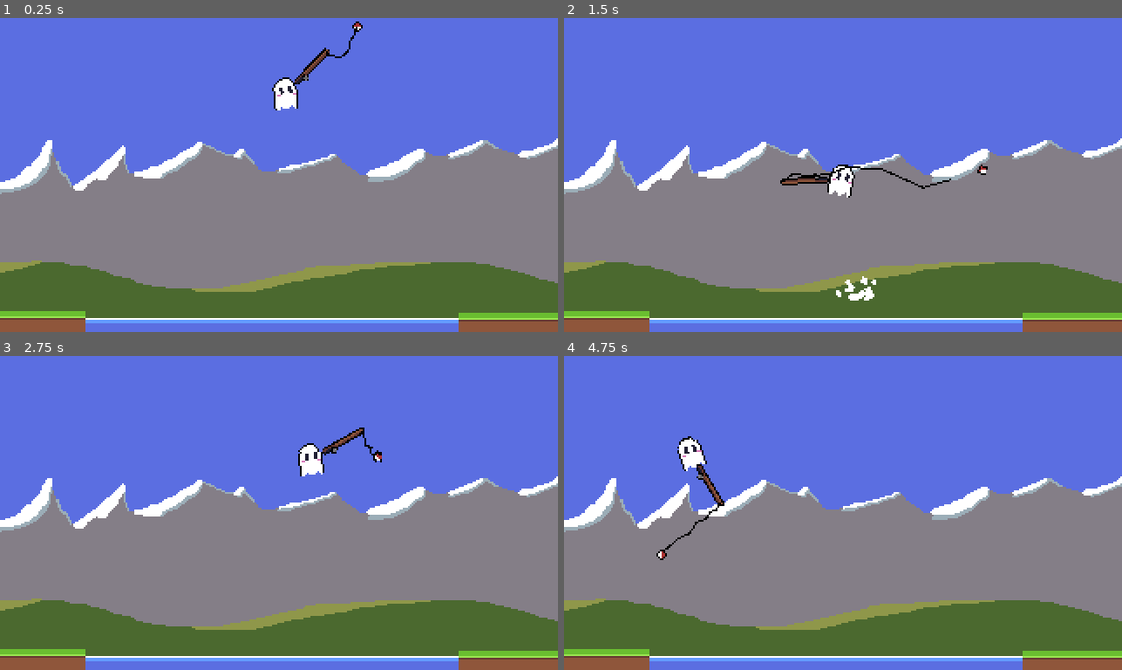
Above: before the commit, frames 1-4 (two rows, left to right).
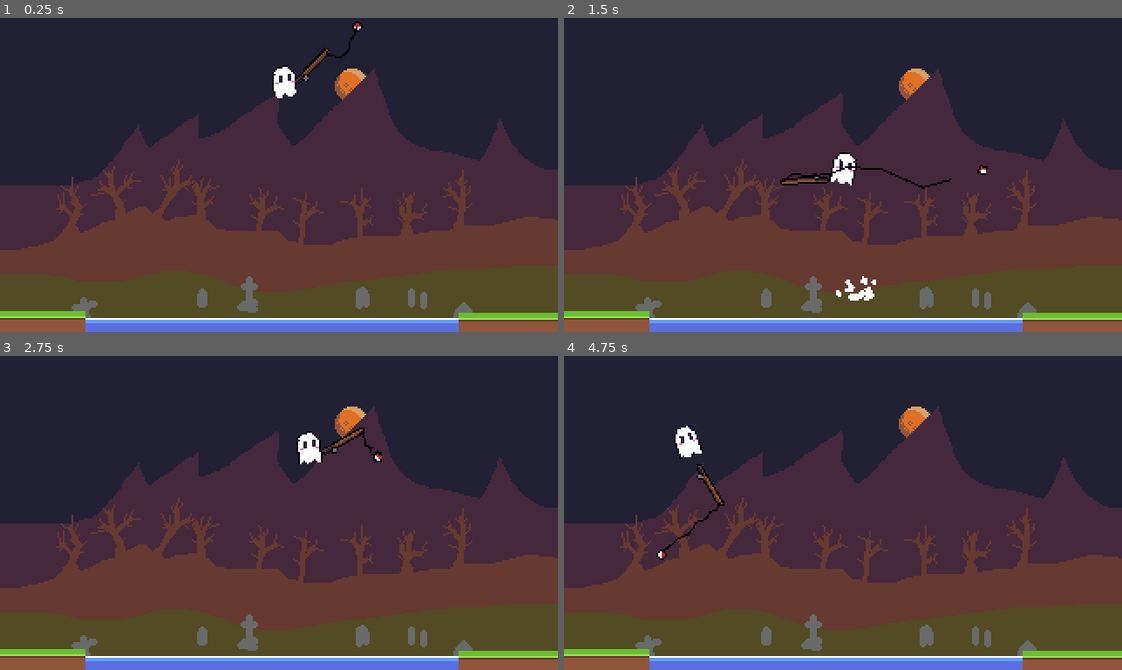
Above: after the commit, the same moments.

Repository: thomz12/LD58
Game: Godot game, scene res://scenes/main.tscn
Same seed, same stepped clock (60 frames per second), same inputs: the game is played once before the commit and once after it.
Inputs (mouse positions are in pixels of both pictures, inside the frame that each line leads up to):
- Up to frame 1 (0.25 s): no input
- Up to frame 2 (1.5 s): move the mouse to (965, 159) at 0.52 s; move the mouse to (731, 190) at 1.27 s
- Up to frame 3 (2.75 s): move the mouse to (334, 443) at 2.02 s
- Up to frame 4 (4.75 s): move the mouse to (815, 575) at 2.77 s; move the mouse to (1010, 560) at 3.52 s; move the mouse to (675, 465) at 4.27 s

The runs differ from the first frame. In frame 1, 94% of the frame differs, in the area x 0-100%, y 0-96%; in frame 2, 94%; in frame 3, 94%; in frame 4, 94%.

Commit message:
Scary fish + achtergrond

Diff:
--- a/ld-58/resources/fish_types/angler.tres
+++ b/ld-58/resources/fish_types/angler.tres
@@ -9,6 +9,6 @@
 
 [resource]
 script = ExtResource("1_o7esb")
-identifier = "Angler Fish"
+identifier = "Werewolf Fish"
 sprite = SubResource("AtlasTexture_bubjg")
 metadata/_custom_type_script = "uid://cmdbr2lwmuv8g"
--- a/ld-58/resources/fish_types/carvanha.tres
+++ b/ld-58/resources/fish_types/carvanha.tres
@@ -9,6 +9,6 @@
 
 [resource]
 script = ExtResource("1_q6s42")
-identifier = "Carvanha"
+identifier = "Zombie Fish"
 sprite = SubResource("AtlasTexture_bubjg")
 metadata/_custom_type_script = "uid://cmdbr2lwmuv8g"
--- a/ld-58/resources/fish_types/clown.tres
+++ b/ld-58/resources/fish_types/clown.tres
@@ -9,7 +9,7 @@
 
 [resource]
 script = ExtResource("1_kcyxo")
-identifier = "Clown Fish"
+identifier = "Ghost Shrimp"
 sprite = SubResource("AtlasTexture_bubjg")
 catch_base_value = 200
 catch_range = Vector2(20, 40)
--- a/ld-58/resources/fish_types/eel.tres
+++ b/ld-58/resources/fish_types/eel.tres
@@ -9,6 +9,6 @@
 
 [resource]
 script = ExtResource("1_dr4fd")
-identifier = "Eel"
+identifier = "Mummy Fish"
 sprite = SubResource("AtlasTexture_bubjg")
 metadata/_custom_type_script = "uid://cmdbr2lwmuv8g"
--- a/ld-58/resources/fish_types/goldfish.tres
+++ b/ld-58/resources/fish_types/goldfish.tres
@@ -9,5 +9,6 @@
 
 [resource]
 script = ExtResource("1_i0u2c")
+identifier = "Pumpkin Fish"
 sprite = SubResource("AtlasTexture_bubjg")
 metadata/_custom_type_script = "uid://cmdbr2lwmuv8g"
--- a/ld-58/resources/fish_types/idol.tres
+++ b/ld-58/resources/fish_types/idol.tres
@@ -9,6 +9,6 @@
 
 [resource]
 script = ExtResource("1_s4qnb")
-identifier = "Idol"
+identifier = "Clown Fish"
 sprite = SubResource("AtlasTexture_bubjg")
 metadata/_custom_type_script = "uid://cmdbr2lwmuv8g"
--- a/ld-58/resources/fish_types/piranha.tres
+++ b/ld-58/resources/fish_types/piranha.tres
@@ -9,6 +9,6 @@
 
 [resource]
 script = ExtResource("1_sr0hf")
-identifier = "Piranha"
+identifier = "Watcher Fish"
 sprite = SubResource("AtlasTexture_bubjg")
 metadata/_custom_type_script = "uid://cmdbr2lwmuv8g"
--- a/ld-58/resources/fish_types/ray.tres
+++ b/ld-58/resources/fish_types/ray.tres
@@ -9,6 +9,6 @@
 
 [resource]
 script = ExtResource("1_er23n")
-identifier = "Manta Ray"
+identifier = "Bone Fish"
 sprite = SubResource("AtlasTexture_bubjg")
 metadata/_custom_type_script = "uid://cmdbr2lwmuv8g"
--- a/ld-58/resources/fish_types/regular.tres
+++ b/ld-58/resources/fish_types/regular.tres
@@ -9,6 +9,6 @@
 
 [resource]
 script = ExtResource("1_be38p")
-identifier = "Regular"
+identifier = "Lantern Fish"
 sprite = SubResource("AtlasTexture_bubjg")
 metadata/_custom_type_script = "uid://cmdbr2lwmuv8g"
--- a/ld-58/resources/fish_types/shark.tres
+++ b/ld-58/resources/fish_types/shark.tres
@@ -9,7 +9,7 @@
 
 [resource]
 script = ExtResource("1_spc3q")
-identifier = "Shark"
+identifier = "Killer Guppy"
 sprite = SubResource("AtlasTexture_bubjg")
 catch_base_value = 200
 catch_range = Vector2(20, 40)
--- a/ld-58/resources/fish_types/shrimp.tres
+++ b/ld-58/resources/fish_types/shrimp.tres
@@ -9,7 +9,7 @@
 
 [resource]
 script = ExtResource("1_lgsbw")
-identifier = "Shrimp"
+identifier = "Extraterrestrial Fish"
 sprite = SubResource("AtlasTexture_bubjg")
 catch_base_value = 50
 base_weight = 0.5
--- a/ld-58/resources/fish_types/tuna.tres
+++ b/ld-58/resources/fish_types/tuna.tres
@@ -9,6 +9,6 @@
 
 [resource]
 script = ExtResource("1_bswab")
-identifier = "Tuna"
+identifier = "Frankenstein Fish"
 sprite = SubResource("AtlasTexture_bubjg")
 metadata/_custom_type_script = "uid://cmdbr2lwmuv8g"
--- a/ld-58/scenes/fishing/rod.tscn
+++ b/ld-58/scenes/fishing/rod.tscn
@@ -1,15 +1,11 @@
-[gd_scene load_steps=9 format=3 uid="uid://cxdp0ygjeeag3"]
+[gd_scene load_steps=8 format=3 uid="uid://cxdp0ygjeeag3"]
 
 [ext_resource type="Script" uid="uid://c8wtm7rdwttru" path="res://scripts/rod.gd" id="1_vf8jx"]
-[ext_resource type="Texture2D" uid="uid://bs6idl3blu5oo" path="res://sprites/test.png" id="2_bqyw3"]
+[ext_resource type="Texture2D" uid="uid://b8ej8rgv26kjw" path="res://sprites/ghost.png" id="2_b78ie"]
 [ext_resource type="Texture2D" uid="uid://bbbdy20qbnvfl" path="res://sprites/rod.png" id="2_vf8jx"]
 [ext_resource type="Script" uid="uid://c23ttgvl2jqig" path="res://scripts/ghost.gd" id="3_b78ie"]
 [ext_resource type="Script" uid="uid://b4tk0dyosq6tv" path="res://scripts/line_root.gd" id="3_ch35b"]
 [ext_resource type="Script" uid="uid://ccbgxprgug2dr" path="res://scripts/fishing_line.gd" id="4_erixr"]
-
-[sub_resource type="AtlasTexture" id="AtlasTexture_b78ie"]
-atlas = ExtResource("2_bqyw3")
-region = Rect2(0, 0, 16.505, 20)
 
 [sub_resource type="CapsuleShape2D" id="CapsuleShape2D_0wfyh"]
 radius = 2.0
@@ -27,7 +23,8 @@
 
 [node name="Sprite2D" type="Sprite2D" parent="."]
 position = Vector2(0, 13.58)
-texture = SubResource("AtlasTexture_b78ie")
+texture = ExtResource("2_b78ie")
+hframes = 6
 script = ExtResource("3_b78ie")
 
 [node name="RodSprite" type="Sprite2D" parent="."]
--- a/ld-58/scenes/main.tscn
+++ b/ld-58/scenes/main.tscn
@@ -19,7 +19,7 @@
 [node name="Background1" type="Sprite2D" parent="."]
 
 [node name="Background2" type="Sprite2D" parent="."]
-position = Vector2(171, 131)
+position = Vector2(185, 53)
 texture = ExtResource("1_tbgi4")
 
 [node name="Water" type="StaticBody2D" parent="."]
--- a/ld-58/scripts/float.gd
+++ b/ld-58/scripts/float.gd
@@ -77,6 +77,7 @@
 				fx.emitting = true
 				fx.global_position = global_position
 				rod.add_sibling(fx)
+				hooked_total_time = 0.0 # reset so float goes down
 				print("Bite!")
 		else:
 			scale = Vector2(2, 2)
@@ -86,10 +87,14 @@
 				hooked = false
 				time_hooked = 0.0
 				time_till_catch = randf_range(2.0, 4.0)
+				hooked_total_time = hooked_total_time / 2.0
 
 		hooked_total_time += delta
 		var float_sprite = find_child("FloatSprite") as Sprite2D
-		float_sprite.offset = Vector2(0, 2).rotated(-float_sprite.global_rotation) * sin(hooked_total_time * 4)
+		if not hooked:
+			float_sprite.offset = Vector2(0, 2).rotated(-float_sprite.global_rotation) * sin(hooked_total_time * 4)
+		else:
+			float_sprite.offset = Vector2(0, 3).rotated(-float_sprite.global_rotation) * sin(hooked_total_time * 8)
 
 
 
--- a/ld-58/scripts/ghost.gd
+++ b/ld-58/scripts/ghost.gd
@@ -1,4 +1,11 @@
 extends Sprite2D
 
-func _process(_delta: float) -> void:
+var frame_time = 0.0
+
+func _process(delta: float) -> void:
 	global_rotation = -(get_parent().global_rotation / 8)
+
+	frame_time += delta
+	if frame_time > 0.1:
+		frame_time = 0.0
+		frame = (frame + 1) % hframes
Binary file changed: ld-58/sprites/background.png
Binary file changed: ld-58/sprites/fish.png
Binary file added: ld-58/sprites/ghost.png
Not shown, added: ld-58/sprites/ghost.png.import
Binary file changed: ld-58/sprites/test.png
